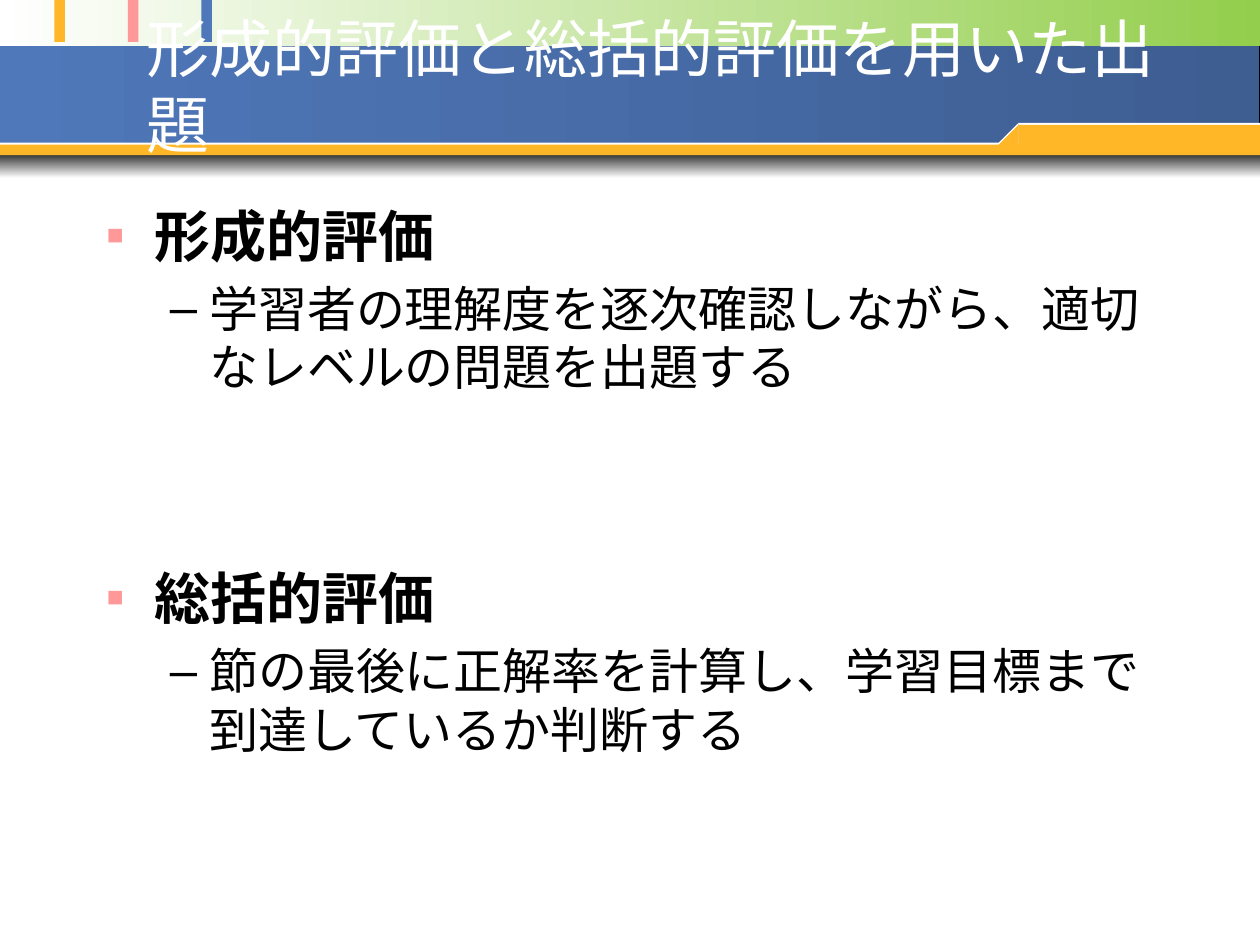
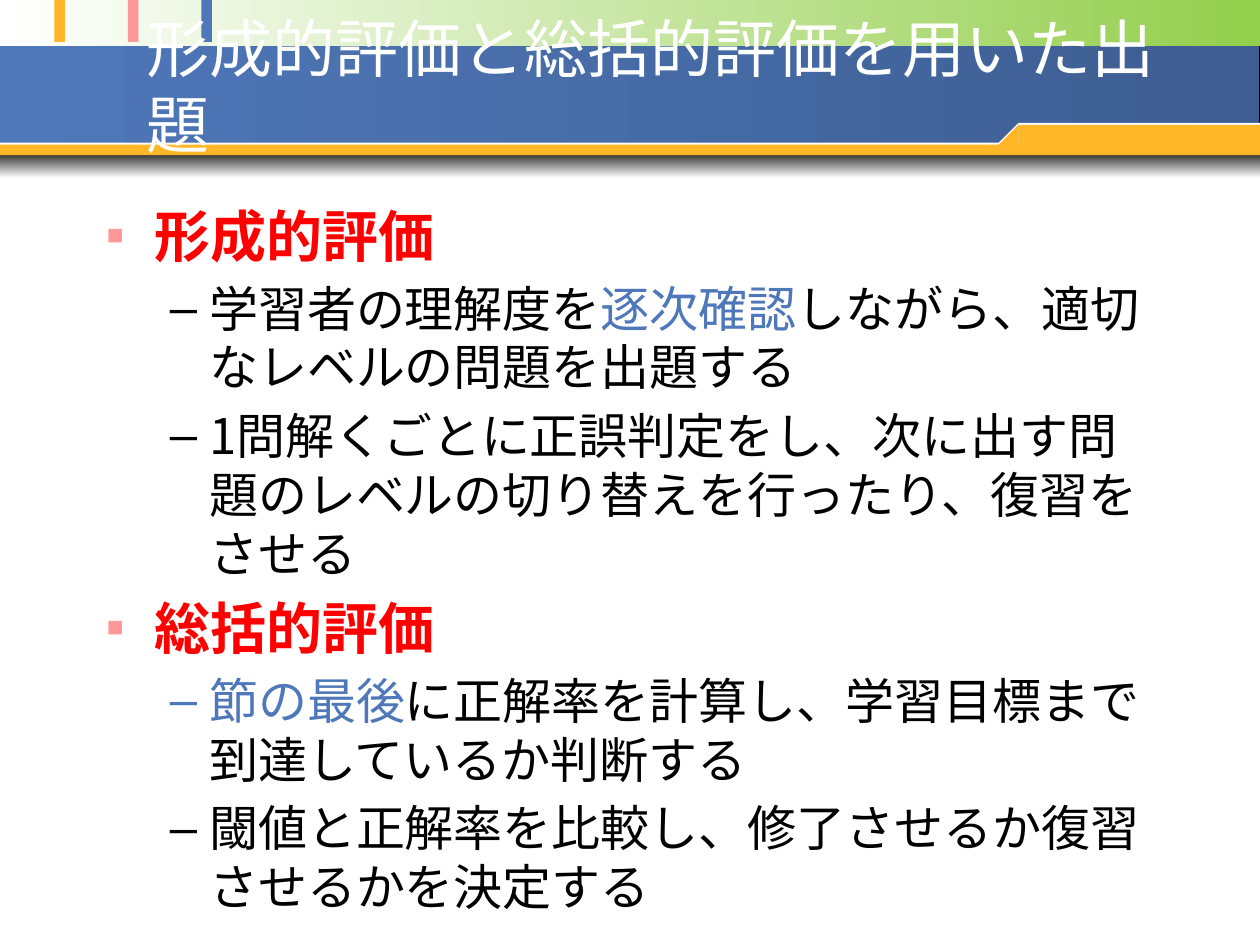
Before and after one commit to opu-yokotalab/learn-ari-thesis, a slide deck: slide 21 of pptx/20100127~発表資料1.pptx. Drawn at 1260x945 pixels with LibreOffice and Linux fonts; fonts in the diff are those of the drawing. Boxes give left, top, right and bottom in pixels: in the first picture for what was removed or moved away, otherwise in the second. Text is boxed around its words. In the diff, an @@ line names an element or a change of style, - is before the commit and + after.

```diff
--- a/pptx/20100127~発表資料1.pptx
+++ b/pptx/20100127~発表資料1.pptx
@@ text at bbox=[154, 209, 1139, 782]: text colour #000000 to #FF0000 in "形成的評価", "総括的評価"; text colour #000000 to #4F78BA in "学習者の理解度を逐次確認しながら、適切なレベルの問題を出題する", "節の最後に正解率を計算し、学習目標まで到達しているか判断する" @@
@@ text at bbox=[209, 412, 1137, 574]: paragraph added @@
+  – 1問解くごとに正誤判定をし、次に出す問題のレベルの切り替えを行ったり、復習をさせる
@@ text at bbox=[209, 804, 1139, 850]: paragraph added @@
+  – 閾値と正解率を比較し、修了させるか復習させるかを決定する
```
Also in this commit, not shown: 16 other slides changed, 1 slide added, 17 other files.
